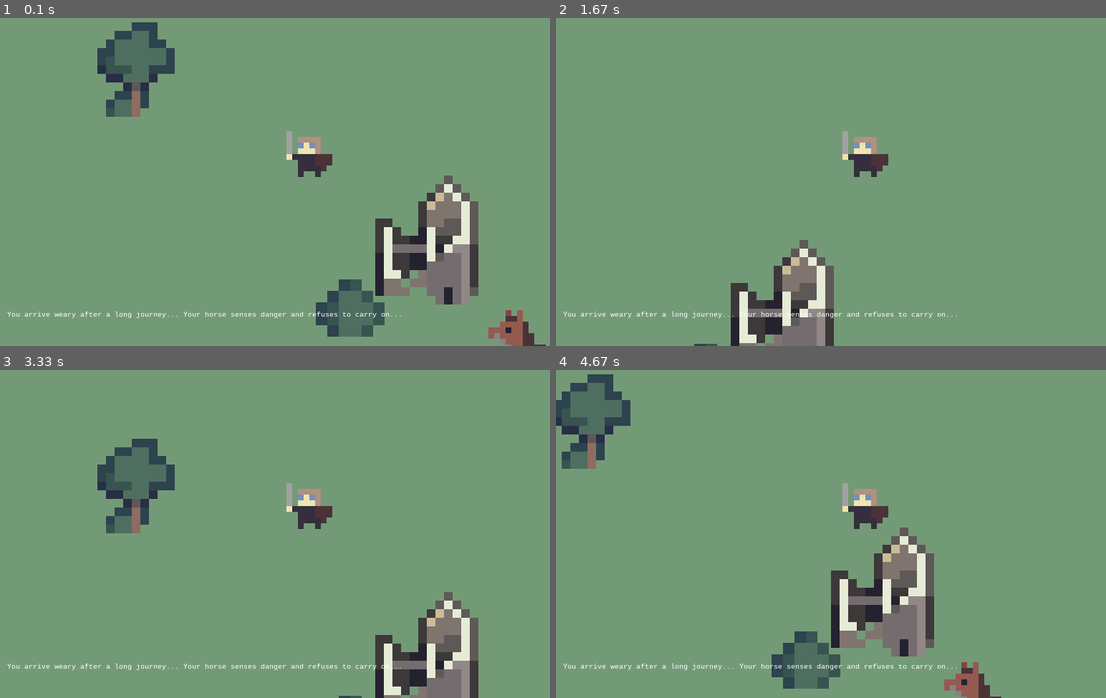
Above: before the commit, frames 1-4 (two rows, left to right).
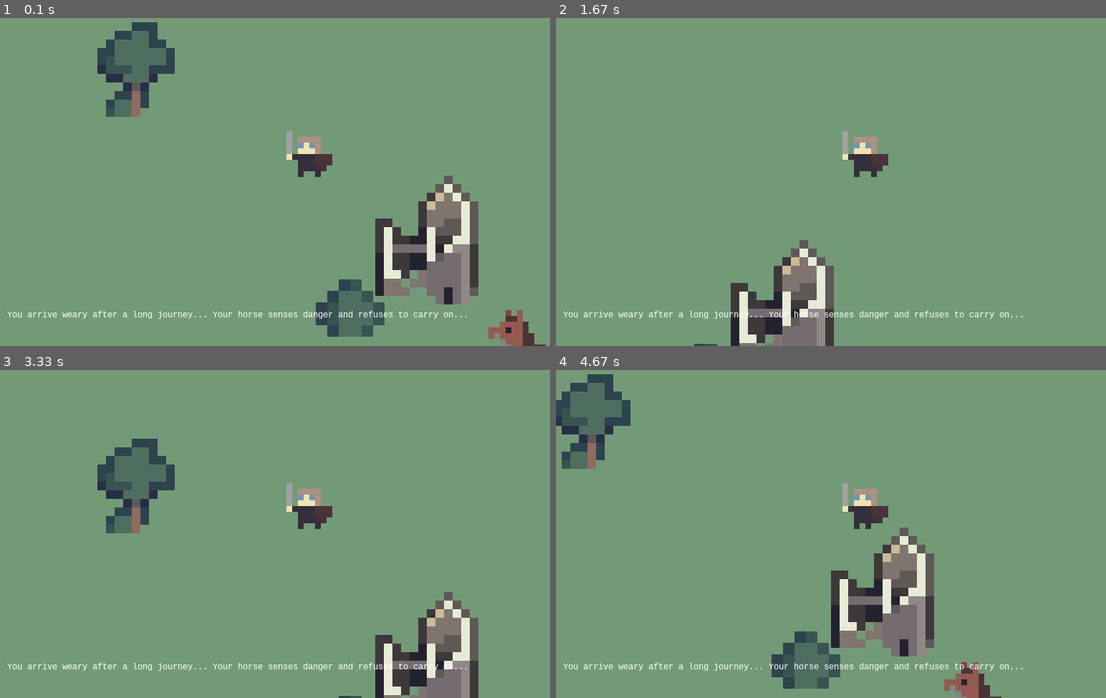
Above: after the commit, the same moments.

Repository: teo113/pygame_farlands
Game: pygame game, started from main.py
Same seed, same stepped clock (60 frames per second), same inputs: the game is played once before the commit and once after it.
Inputs:
- Up to frame 1 (0.1 s): no input
- Up to frame 2 (1.67 s): hold D 0.33-0.8 s; hold W 0.83-1.13 s; hold D 1.17-1.63 s
- Up to frame 3 (3.33 s): hold A 1.67-2.2 s; hold S 2.23-2.53 s; hold A 2.57-2.97 s; hold W from 3 s (still down)
- Up to frame 4 (4.67 s): release W at 3.37 s; hold D 3.4-4.03 s; hold S 4.07-4.43 s; hold A from 4.47 s (still down)

The runs differ from the first frame. In frame 1, 0.7% of the frame differs, in the area x 1-85%, y 89-92%; in frame 2, 0.6%; in frame 3, 0.6%; in frame 4, 0.7%, in the area x 1-85%, y 46-92%.

Commit message:
walking animation

Diff:
--- a/main.py
+++ b/main.py
@@ -15,6 +15,13 @@
     pygame.image.load("assets/player_walk_left_x1.png")
     ]
 
+# horse (saddled) assets
+horse_feeding_images = [
+    pygame.image.load("assets/horse1_saddled_feeding0_x1.png"),
+    pygame.image.load("assets/horse1_saddled_feeding1_x1.png"),
+    pygame.image.load("assets/horse1_saddled_feeding2_x1.png")
+]
+
 # player class
 class Player:
     def __init__(self, x, y, width, height):
@@ -24,12 +31,18 @@
         self.height = height
         self.moving_left = False
         self.moving_right = False
+        self.animation_count = 0
     def main(self, display):
+        if self.animation_count + 1 >= 8:
+            self.animation_count = 0
+
+        self.animation_count += 1
+
         #pygame.draw.rect(display, (255, 0, 0), (self.x, self.y, self.width, self.height))
         if self.moving_left:
-            display.blit(pygame.transform.scale(player_walk_images[0],(64, 64)), (self.x, self.y))
+            display.blit(pygame.transform.scale(player_walk_images[self.animation_count//4],(64, 64)), (self.x, self.y))
         elif self.moving_right:
-            display.blit(pygame.transform.scale(pygame.transform.flip(player_walk_images[0], True, False), (64, 64)), (self.x, self.y))
+            display.blit(pygame.transform.scale(pygame.transform.flip(player_walk_images[self.animation_count//4], True, False), (64, 64)), (self.x, self.y))
         else:
             display.blit(pygame.transform.scale(player_walk_images[0],(64, 64)), (self.x, self.y))
 
@@ -60,7 +73,7 @@
     display.blit(pygame.transform.scale(pygame.image.load("assets/horse1_saddled_feeding0_x1.png"),(192, 136)), (650-display_scroll[0], 550-display_scroll[1], 24, 17))
 
     # initialize font
-    myfont = pygame.font.SysFont("monospace", 10)
+    myfont = pygame.font.SysFont("monospace", 12)
 
     # render text
     label = myfont.render("You arrive weary after a long journey... Your horse senses danger and refuses to carry on...", 1, (255,255,255))
